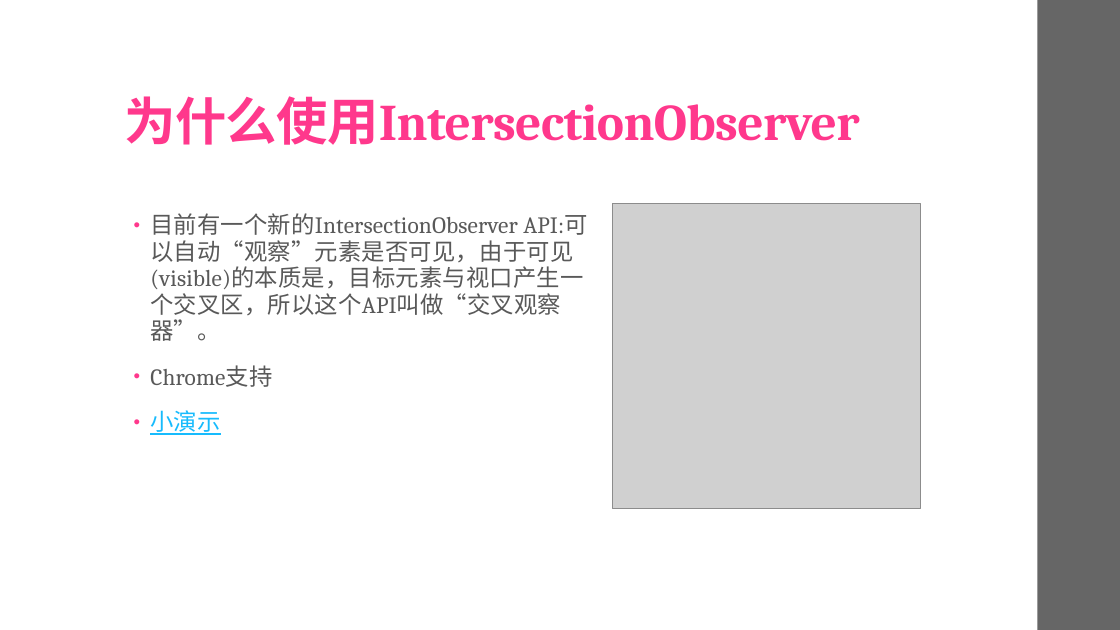
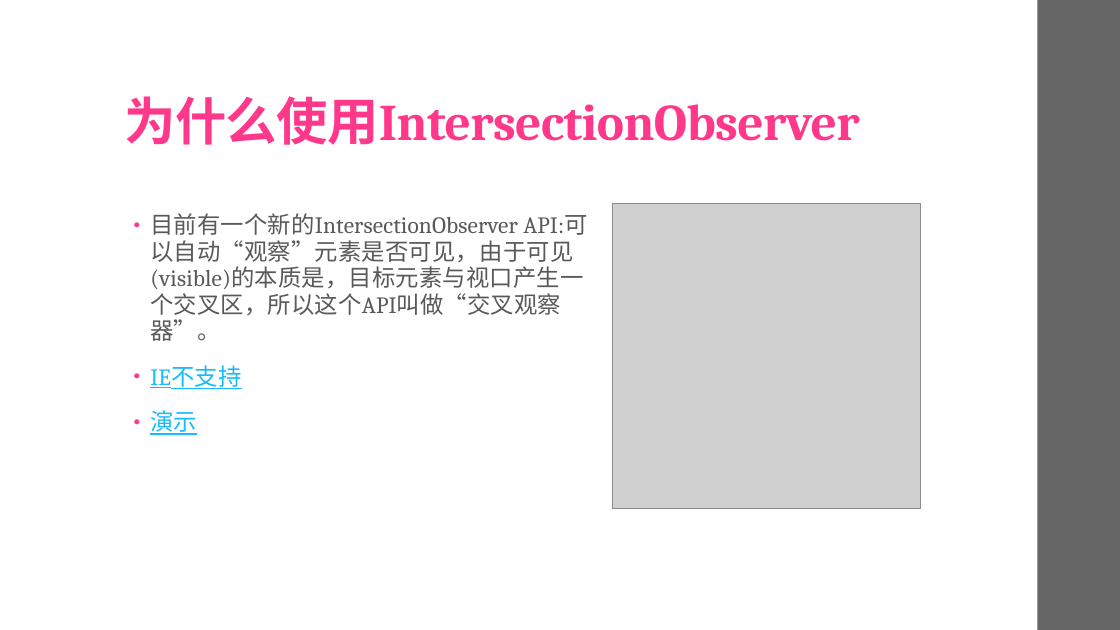
Before and after one commit to uaoin/IntersectionObserver-API, a slide deck: slide 3 of IntersectionObserver.pptx. Drawn at 1120x630 pixels with LibreOffice and Linux fonts; fonts in the diff are those of the drawing; grey boxes stand for pictures. Boxes give left, top, right and bottom in pixels: in the first picture for what was removed or moved away, otherwise in the second. Text is boxed around its words. In the diff, an @@ line names an element or a change of style, - is before the commit and + after.

```diff
--- a/IntersectionObserver.pptx
+++ b/IntersectionObserver.pptx
@@ text at (x1=150, y1=365, x2=241, y2=435): text changed; text colour #595959 to #17BBFD @@
-• Chrome支持
-• 小演示
+• IE不支持
+• 演示
```
Also in this commit, not shown: 10 other slides changed.
